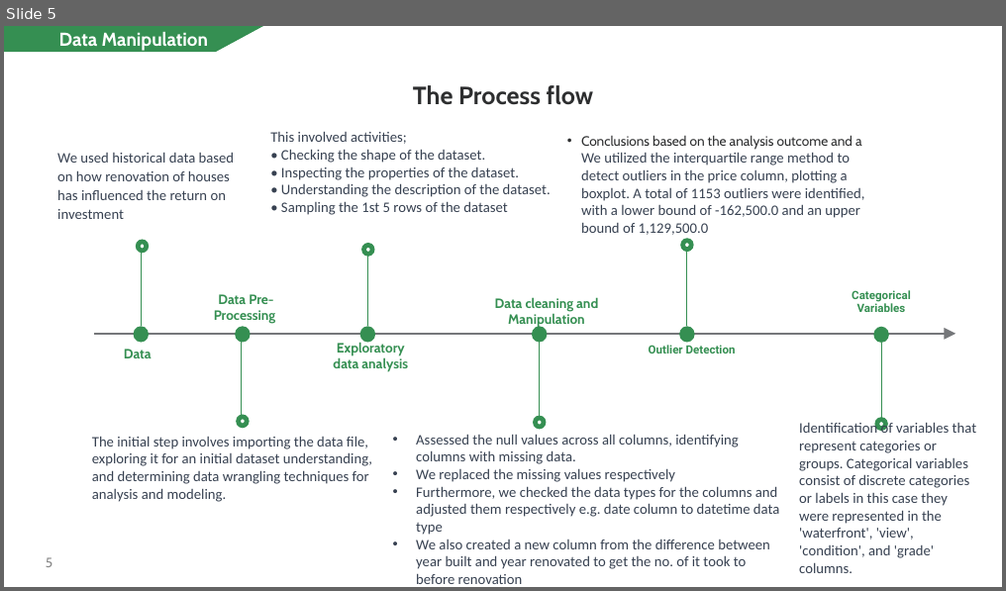
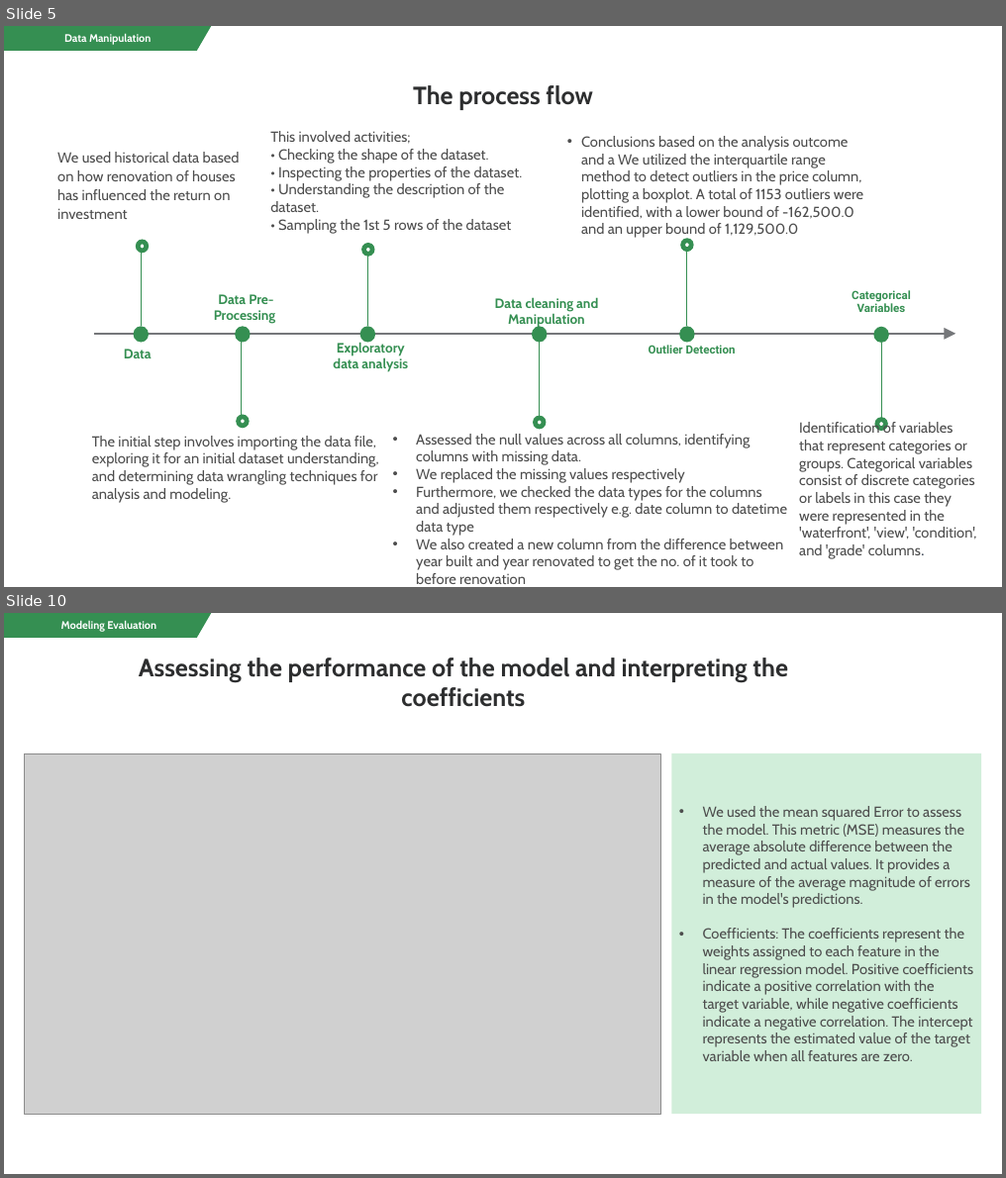
Before and after one commit to CarolineNjorog3/Transforming-homes-elevating-values, a slide deck: Non_Technical Presentation.pptx. Shown one above the other, each under a label of ours: slide 5 before the commit, slides 5 and 10 after it; the slides between them are not shown. The pictures are 1006x591 and 1006x1178 pixels, drawn with LibreOffice and Linux fonts; fonts in the diff are those of the drawing; grey boxes stand for pictures. Boxes give left, top, right and bottom in pixels: in the first picture for what was removed or moved away, otherwise in the second. Text is boxed around its words. In the diff, an @@ line names an element or a change of style, - is before the commit and + after.

```diff
--- a/Non_Technical Presentation.pptx
+++ b/Non_Technical Presentation.pptx
@@ slide 10 added at bbox=[4, 613, 1002, 1174], background #FFFFFF at 24% opacity @@
@@ freeform shape added at bbox=[4, 613, 211, 638], fill #358F52, 10.5 pt, text #FFFFFF, bold @@
+Modeling Evaluation
@@ text added at bbox=[139, 658, 788, 707], 24 pt, text #2D2E2F, bold @@
+Assessing the performance of the model and interpreting the coefficients
@@ picture added at bbox=[24, 754, 660, 1115] @@
@@ rectangle added at bbox=[672, 754, 982, 1115], fill #D1EEDA, 14 pt, text #4D4D4D @@
+• We used the mean squared Error to assess the model. This metric (MSE) measures the average absolute difference between the predicted and actual values. It provides a measure of the average magnitude of errors in the model's predictions.
+• Coefficients: The coefficients represent the weights assigned to each feature in the linear regression model. Positive coefficients indicate a positive correlation with the target variable, while negative coefficients indicate a negative correlation. The intercept represents the estimated value of the target variable when all features are zero.
@@ slide 5 changed as well @@
@@ freeform shape "Data Manipulation": place and size @@
-freeform shape "Data Manipulation" at bbox=[4, 26, 263, 52]
+freeform shape "Data Manipulation" at bbox=[4, 26, 211, 51]
@@ freeform shape "Data Manipulation" at bbox=[4, 26, 211, 51]: size 18 to 10.5 pt @@
@@ text at bbox=[413, 85, 592, 110]: text changed @@
-The Process flow
+The process flow
@@ text "Conclusions based on the analysis ..." at bbox=[581, 136, 863, 239]: size 13 to 14 pt, text colour #2D2E2F to #4D4D4D in "Conclusions based on the analysis outcome and ..."; font Calibri to Cabin, text colour #374151 to #4D4D4D in "We utilized the interquartile range method to ..." @@
@@ font Calibri to Cabin, text colour #374151 to #4D4D4D in 5 elements at bbox=[270, 131, 523, 234], bbox=[416, 434, 787, 584], bbox=[57, 152, 240, 219], bbox=[799, 421, 977, 560], bbox=[92, 436, 379, 503] @@
@@ page number removed at bbox=[46, 558, 53, 568] @@
-5
```
Also in this commit, not shown: 5 other slides changed, 7 other slides added, 7 slides removed, 1 other file.
